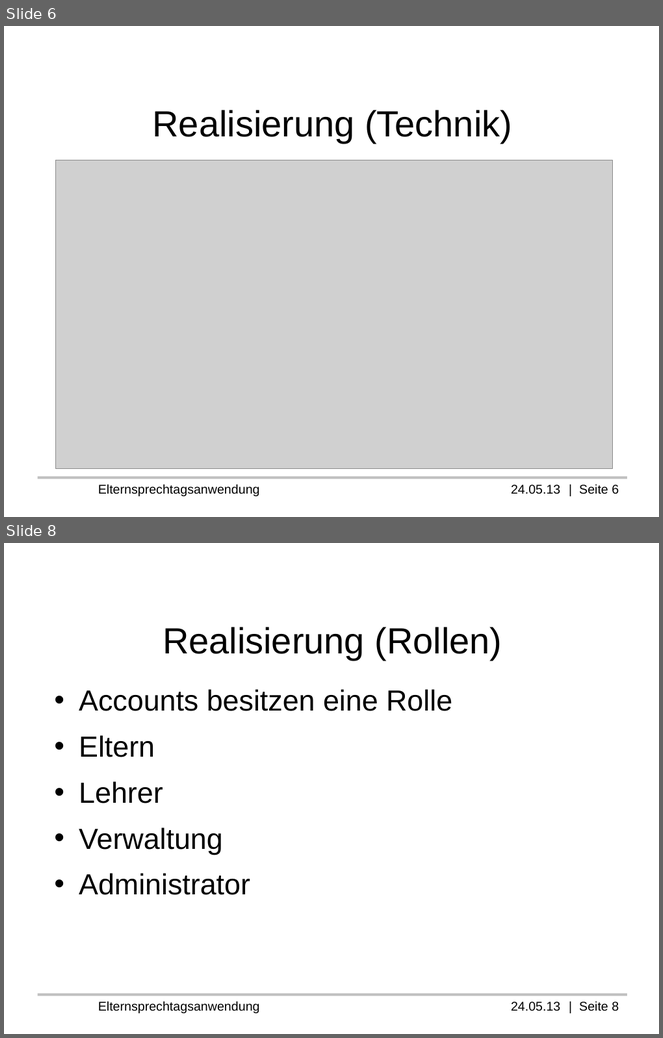
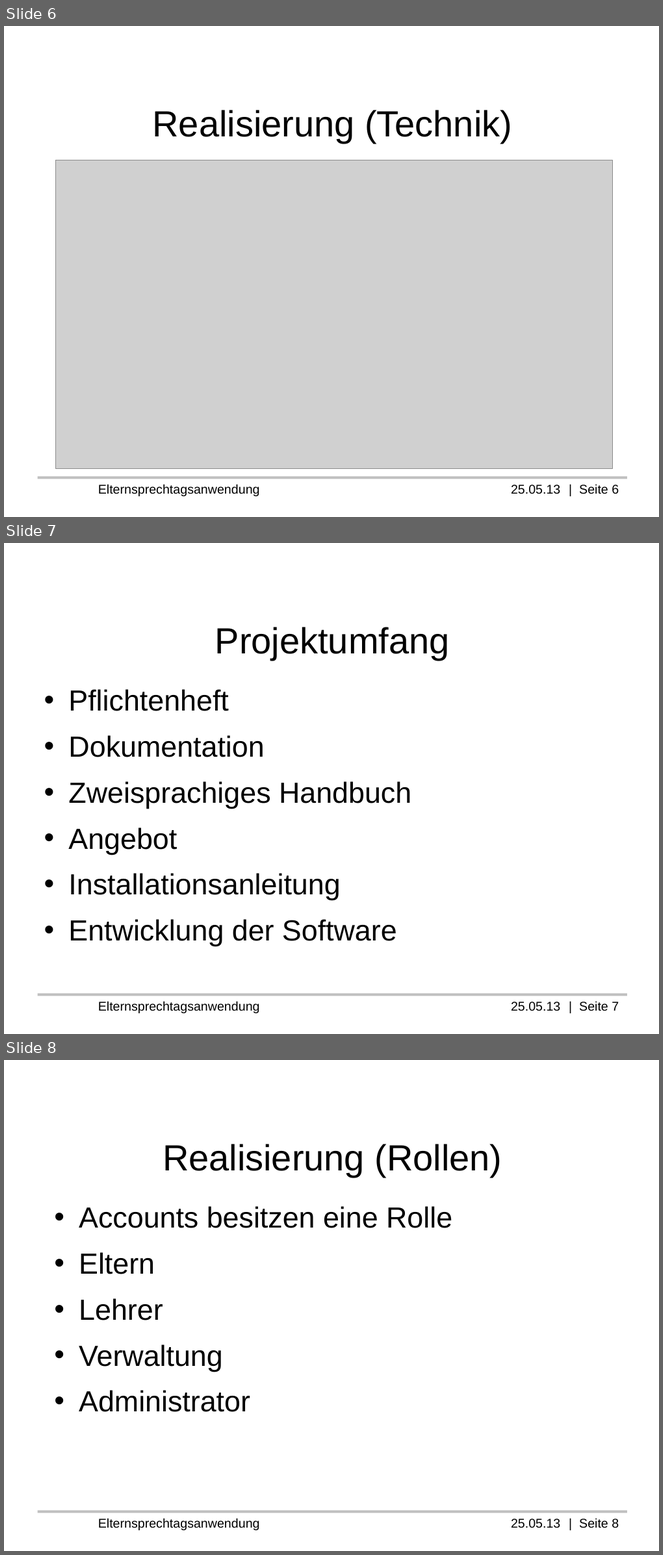
Before and after one commit to Professi/esta, a slide deck: docs/Praesentation/Elternsprechtagsanwendung(ESTA).odp. Shown one above the other, each under a label of ours: slides 6 and 8 before the commit, slides 6, 7 and 8 after it; the slides between them are not shown. The pictures are 663x1038 and 663x1555 pixels, drawn with LibreOffice and Linux fonts; fonts in the diff are those of the drawing; grey boxes stand for pictures; background and template pictures are left out. Boxes give left, top, right and bottom in pixels: in the first picture for what was removed or moved away, otherwise in the second. Text is boxed around its words. In the diff, an @@ line names an element or a change of style, - is before the commit and + after.

```diff
--- a/docs/Praesentation/Elternsprechtagsanwendung(ESTA).odp
+++ b/docs/Praesentation/Elternsprechtagsanwendung(ESTA).odp
@@ slide 7 added at <box>4,543,659,1034</box>, background #FFFFFF; not listed: 2 template elements that a slide beside it also shows @@
@@ title added at <box>215,627,450,660</box>, 40 pt, text #000000 @@
+Projektumfang
@@ text added at <box>68,689,412,947</box>, 32 pt, text #000000 @@
+• Pflichtenheft
+• Dokumentation
+• Zweisprachiges Handbuch
+• Angebot
+• Installationsanleitung
+• Entwicklung der Software
@@ text at <box>98,484,619,497</box>: text changed @@
-Elternsprechtagsanwendung 24.05.13 | Seite 6
+Elternsprechtagsanwendung 25.05.13 | Seite 6
@@ text at <box>98,1518,619,1531</box>: text changed @@
-Elternsprechtagsanwendung 24.05.13 | Seite 8
+Elternsprechtagsanwendung 25.05.13 | Seite 8
```
Also in this commit, not shown: 1 other slide added, 2 slides removed.
